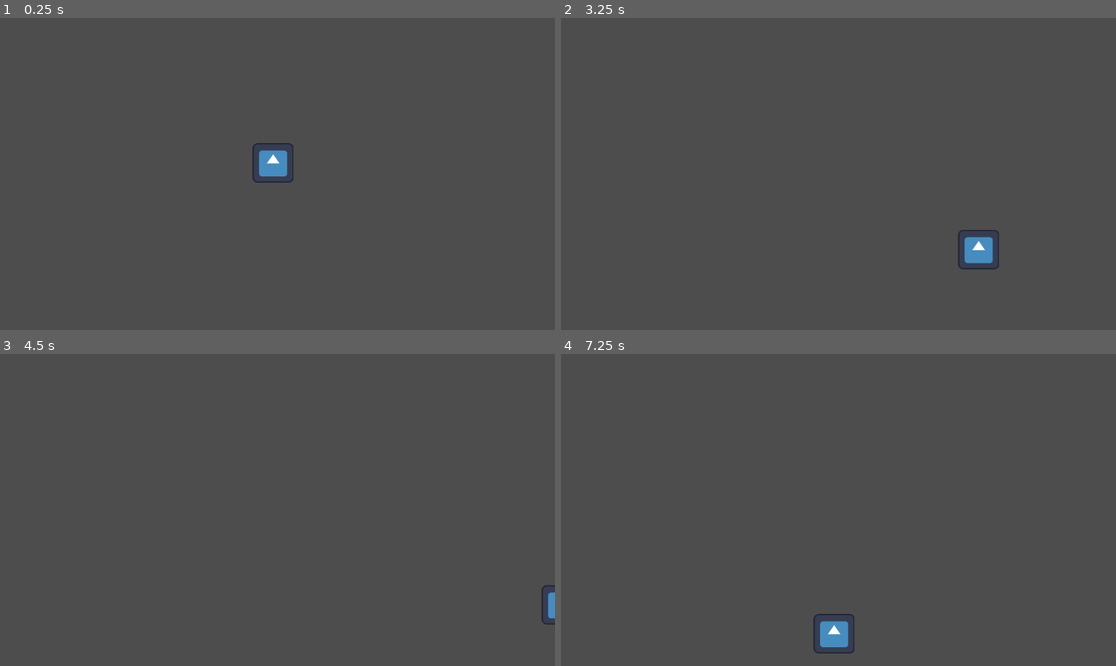
Above: before the commit, frames 1-4 (two rows, left to right).
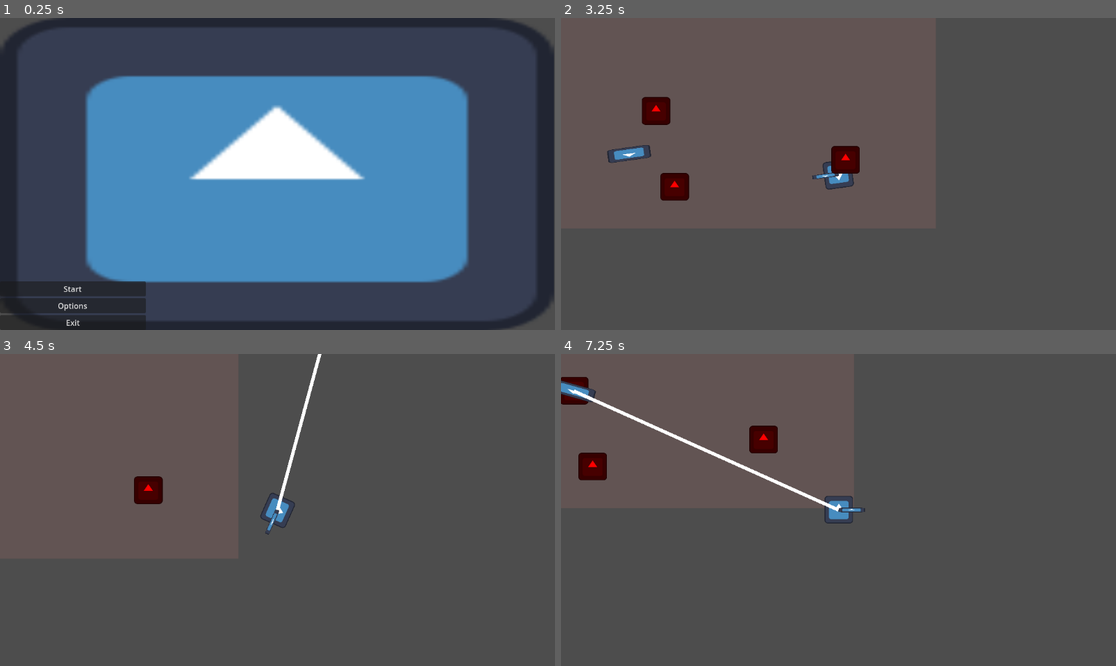
Above: after the commit, the same moments.

Repository: Shadooba/grapple-guy
Game: Godot game, scene res://main_menu.tscn
The game is run twice, just before and just after one commit, with the same random seed, the same clock (stepped at 60 frames per second) and the same inputs. Before the commit the project starts from res://test.tscn. The engine's default icon, where the game draws it, is replaced by a stand-in: a white triangle on a blue panel in a dark square.
Inputs (mouse positions are in pixels of both pictures, inside the frame that each line leads up to):
- Up to frame 1 (0.25 s): no input
- Up to frame 2 (3.25 s): click (633, 305) at 0.5 s, where only the run after the commit has a clickable "Options"; click (633, 289) at 1.25 s, where only the run after the commit has a clickable "Start"; tap Enter at 2 s; move the mouse to (960, 158) at 2.02 s; hold D (right) 2.03-2.78 s; tap E (e, bound only after the commit) at 2.1 s; click (960, 158) at 2.3 s; move the mouse to (727, 189) at 2.77 s; hold S (down) from 2.78 s (still down); click (727, 189) at 2.85 s; right-click (727, 189) at 3.05 s
- Up to frame 3 (4.5 s): move the mouse to (333, 441) at 3.52 s; release S (down) at 3.53 s; hold D (right) 3.53-4.28 s; right-click (333, 441) at 3.6 s; tap Q (q, bound only after the commit) at 3.8, 4.35 s; move the mouse to (249, 572) at 4.27 s; hold W (up) from 4.28 s (still down)
- Up to frame 4 (7.25 s): tap E (e, bound only after the commit) at 4.55, 5.1 s; move the mouse to (1005, 556) at 5.02 s; release W (up) at 5.03 s; hold A (left) 5.03-6.53 s; click (1005, 556) at 5.3 s; move the mouse to (672, 463) at 5.77 s; click (672, 463) at 5.85 s; right-click (672, 463) at 6.05 s; move the mouse to (866, 510) at 6.52 s; hold S (down) from 6.53 s (still down); right-click (866, 510) at 6.6 s; tap Q (q, bound only after the commit) at 6.8 s

The runs differ from the first frame. In frame 1, 61% of the frame differs, in the area x 0-100%, y 0-100%; in frame 2, 2.3%; in frame 3, 1.2%; in frame 4, 2.8%.

Commit message:
Progress from Summer

Diff:
--- /dev/null
+++ b/corpse.gd
@@ -0,0 +1,21 @@
+extends StaticBody2D
+
+var player = null
+var hooked = null
+var force = 0
+#set up velocity calculation and knockback
+
+func _process(delta: float) -> void:
+	if player != null:
+		force = global_position.distance_to(player.global_position) * delta
+		global_position += global_position.direction_to(player.global_position) * force
+		if global_position.distance_to(player.global_position) <= 40:
+			if hooked:
+				hooked.detach()
+				hooked = null
+				player = null
+				force = 0
+
+func assignHooks(char, hook):
+	player = char
+	hooked = hook
--- /dev/null
+++ b/corpse.tscn
@@ -0,0 +1,22 @@
+[gd_scene load_steps=4 format=3 uid="uid://bv5sp6evlgod5"]
+
+[ext_resource type="Texture2D" uid="uid://dak8okpecdttq" path="res://icon.svg" id="1_3oeis"]
+[ext_resource type="Script" path="res://corpse.gd" id="1_ft20g"]
+
+[sub_resource type="CircleShape2D" id="CircleShape2D_dpnxn"]
+radius = 41.512
+
+[node name="corpse" type="StaticBody2D"]
+collision_layer = 2
+collision_mask = 2
+script = ExtResource("1_ft20g")
+
+[node name="Sprite" type="Sprite2D" parent="."]
+self_modulate = Color(0.18, 0.18, 0.18, 1)
+position = Vector2(0.999998, -1)
+scale = Vector2(0.664063, 0.640625)
+texture = ExtResource("1_3oeis")
+
+[node name="Hitbox" type="CollisionShape2D" parent="."]
+position = Vector2(0.5, 0)
+shape = SubResource("CircleShape2D_dpnxn")
--- /dev/null
+++ b/game_manager.gd
@@ -0,0 +1,7 @@
+extends Node2D
+
+func _ready() -> void:
+	pass
+
+func _process(delta: float) -> void:
+	pass
--- a/hook.gd
+++ b/hook.gd
@@ -1,7 +1,62 @@
 extends Node2D
 
+var maxDistance = 450
+var force = 15
+var isAttached = false
+var attachedTo = null
+var player = null
+var retracting = false
+
+#Starts timer to delete bullet
 func _ready() -> void:
-	pass
+	retracting = false
+	$Timer.start(2.5)
 
-func _process(delta):
-	pass
+#Moves bullet forward
+func _process(delta: float) -> void:
+	if retracting:
+		force -= delta + 0.7
+	if not isAttached:
+		if retracting:
+			global_position += global_position.direction_to(player.global_position) * -force
+		else:
+			global_position += Vector2.RIGHT.rotated(rotation) * force
+		if global_position.distance_to(player.global_position) > maxDistance:
+			retracting = true
+	else:
+		global_position = attachedTo.global_position
+
+	if global_position.distance_to(player.global_position) < 40:
+		queue_free()
+
+	$String.points = [player.global_position,self.global_position]
+
+#Deletes bullet if miss
+func _on_timer_timeout() -> void:
+	if not isAttached:
+		queue_free()
+
+#Body collision
+func _on_hitbox_body_entered(body: PhysicsBody2D) -> void:
+	if not isAttached:
+		if body is CharacterBody2D:
+			print("hit" + body.name)
+			if body.has_method("damage"):
+				#Checks if body is alive
+				if not body.damage(3):
+					if body.has_method("hookAttach"):
+						body.hookAttach(self)
+					isAttached = true
+					attachedTo = body
+				else:
+					queue_free()
+		if body is StaticBody2D:
+			if body.has_method("assignHooks"):
+				body.assignHooks(player, self)
+				isAttached = true
+				attachedTo = body
+
+func detach():
+	isAttached = false
+	attachedTo = null
+	queue_free()
--- a/hook.tscn
+++ b/hook.tscn
@@ -1,22 +1,33 @@
-[gd_scene load_steps=4 format=3 uid="uid://sf1yl6qp0hjj"]
+[gd_scene load_steps=4 format=3 uid="uid://ji4le1e7buiq"]
 
-[ext_resource type="Script" path="res://hook.gd" id="1_m41mi"]
-[ext_resource type="Texture2D" uid="uid://dak8okpecdttq" path="res://icon.svg" id="1_qsomh"]
+[ext_resource type="Script" path="res://hook.gd" id="1_5v22u"]
+[ext_resource type="Texture2D" uid="uid://dak8okpecdttq" path="res://icon.svg" id="2_pcq2s"]
 
-[sub_resource type="CapsuleShape2D" id="CapsuleShape2D_dcjye"]
-radius = 15.0
-height = 116.0
+[sub_resource type="RectangleShape2D" id="RectangleShape2D_y57tb"]
+size = Vector2(126, 124.718)
 
-[node name="Hook" type="Node2D"]
-script = ExtResource("1_m41mi")
-
-[node name="Area2D" type="Area2D" parent="."]
-
-[node name="CollisionShape2D" type="CollisionShape2D" parent="Area2D"]
-position = Vector2(0, 59)
-shape = SubResource("CapsuleShape2D_dcjye")
+[node name="hook" type="Node2D"]
+script = ExtResource("1_5v22u")
 
 [node name="Sprite2D" type="Sprite2D" parent="."]
-position = Vector2(5.96046e-08, 59)
-scale = Vector2(0.234375, 0.90625)
-texture = ExtResource("1_qsomh")
+position = Vector2(0, 0.5)
+scale = Vector2(1, 0.304688)
+texture = ExtResource("2_pcq2s")
+
+[node name="Timer" type="Timer" parent="."]
+one_shot = true
+
+[node name="Hitbox" type="Area2D" parent="."]
+collision_layer = 2
+collision_mask = 2
+
+[node name="CollisionShape2D" type="CollisionShape2D" parent="Hitbox"]
+position = Vector2(0, -2.14577e-06)
+scale = Vector2(1, 0.304688)
+shape = SubResource("RectangleShape2D_y57tb")
+
+[node name="String" type="Line2D" parent="."]
+top_level = true
+
+[connection signal="timeout" from="Timer" to="." method="_on_timer_timeout"]
+[connection signal="body_entered" from="Hitbox" to="." method="_on_hitbox_body_entered"]
--- /dev/null
+++ b/main_menu.gd
@@ -0,0 +1,7 @@
+extends Node
+
+func _on_start_pressed() -> void:
+	get_tree().change_scene_to_file("res://test.tscn")
+
+func _on_exit_pressed() -> void:
+	get_tree().quit()
--- a/main_menu.tscn
+++ b/main_menu.tscn
@@ -1,19 +1,34 @@
-[gd_scene format=3 uid="uid://b7togxxuvfbyd"]
+[gd_scene load_steps=3 format=3 uid="uid://b7togxxuvfbyd"]
+
+[ext_resource type="Texture2D" uid="uid://dak8okpecdttq" path="res://icon.svg" id="1_ervha"]
+[ext_resource type="Script" path="res://main_menu.gd" id="1_k677h"]
 
 [node name="MainMenu" type="Node"]
+script = ExtResource("1_k677h")
 
 [node name="VBoxContainer" type="VBoxContainer" parent="."]
-offset_right = 40.0
-offset_bottom = 40.0
+offset_right = 303.0
+offset_bottom = 648.0
+size_flags_vertical = 3
+alignment = 2
 
-[node name="Button" type="Button" parent="VBoxContainer"]
+[node name="Start" type="Button" parent="VBoxContainer"]
 layout_mode = 2
 text = "Start"
 
-[node name="Button2" type="Button" parent="VBoxContainer"]
+[node name="Options" type="Button" parent="VBoxContainer"]
 layout_mode = 2
 text = "Options"
 
-[node name="Button3" type="Button" parent="VBoxContainer"]
+[node name="Exit" type="Button" parent="VBoxContainer"]
 layout_mode = 2
 text = "Exit"
+
+[node name="Sprite2D" type="Sprite2D" parent="."]
+z_index = -1
+position = Vector2(575, 324.5)
+scale = Vector2(8.98438, 5.08594)
+texture = ExtResource("1_ervha")
+
+[connection signal="pressed" from="VBoxContainer/Start" to="." method="_on_start_pressed"]
+[connection signal="pressed" from="VBoxContainer/Exit" to="." method="_on_exit_pressed"]
--- /dev/null
+++ b/pistol_bullet.gd
@@ -0,0 +1,24 @@
+extends Node2D
+
+#Player bullets and enemies on second layer
+var speed = 25
+
+#Starts timer to delete bullet
+func _ready() -> void:
+	$Timer.start(0.5)
+
+#Moves bullet forward
+func _process(delta: float) -> void:
+	global_position = global_position + Vector2.RIGHT.rotated(rotation) * speed
+
+#Deletes bullet
+func _on_timer_timeout() -> void:
+	queue_free()
+
+#Handles collision on enemies
+func _on_area_2d_body_entered(body: PhysicsBody2D) -> void:
+	queue_free()
+	if body is CharacterBody2D:
+		print("hit" + body.name)
+		if body.has_method("damage"):
+			body.damage(1)
--- /dev/null
+++ b/pistol_bullet.tscn
@@ -0,0 +1,29 @@
+[gd_scene load_steps=4 format=3 uid="uid://dan6pi1ecdu81"]
+
+[ext_resource type="Script" path="res://pistol_bullet.gd" id="1_cx871"]
+[ext_resource type="Texture2D" uid="uid://dak8okpecdttq" path="res://icon.svg" id="1_tqsur"]
+
+[sub_resource type="RectangleShape2D" id="RectangleShape2D_m4ai4"]
+size = Vector2(124, 41)
+
+[node name="PistolBullet" type="Node2D"]
+script = ExtResource("1_cx871")
+
+[node name="Sprite2D" type="Sprite2D" parent="."]
+position = Vector2(0, 0.5)
+scale = Vector2(1, 0.304688)
+texture = ExtResource("1_tqsur")
+
+[node name="Timer" type="Timer" parent="."]
+one_shot = true
+
+[node name="Hitbox" type="Area2D" parent="."]
+collision_layer = 2
+collision_mask = 2
+
+[node name="CollisionShape2D" type="CollisionShape2D" parent="Hitbox"]
+position = Vector2(-1, 1.5)
+shape = SubResource("RectangleShape2D_m4ai4")
+
+[connection signal="timeout" from="Timer" to="." method="_on_timer_timeout"]
+[connection signal="body_entered" from="Hitbox" to="." method="_on_area_2d_body_entered"]
--- a/player.gd
+++ b/player.gd
@@ -1,20 +1,96 @@
 extends CharacterBody2D
 
+@onready var bulletScene = preload("res://pistol_bullet.tscn")
+@onready var hookScene = preload("res://hook.tscn")
+var hook = null
 var speed = 400
+var state = 0 #0-Idle, 1-Melee, 2-Dash
+var movement = true
+
+func _ready() -> void:
+	$MeleeHitbox.monitoring = false
+	$MeleeHitbox.visible = false
+	$SpecMeleeHitbox.monitoring = false
+	$SpecMeleeHitbox.visible = false
 
 func _process(delta):
-	var velocity = Vector2.ZERO
+	if movement:
 
-	if Input.is_action_pressed("down"):
-		velocity.y += 1
-	if Input.is_action_pressed("up"):
-		velocity.y -= 1
-	if Input.is_action_pressed("right"):
-		velocity.x += 1
-	if Input.is_action_pressed("left"):
-		velocity.x -= 1
+		#Look At Mouse
+		look_at(get_global_mouse_position())
 
-	if velocity.length() > 0:
-		velocity = velocity.normalized() * speed
+		#Movement
+		velocity = Vector2.ZERO
+
+		if Input.is_action_pressed("down"):
+			velocity.y += 1
+		if Input.is_action_pressed("up"):
+			velocity.y -= 1
+		if Input.is_action_pressed("right"):
+			velocity.x += 1
+		if Input.is_action_pressed("left"):
+			velocity.x -= 1
+
+		if velocity.length() > 0:
+			velocity = velocity.normalized() * speed
 
 	position += velocity * delta #pos = vel * del makes for a good stick display
+
+	if Input.is_action_just_pressed("mLeft") and state != 1 and state != 2:
+		var bullet = bulletScene.instantiate()
+		get_tree().root.add_child(bullet)
+		bullet.global_transform = $Barrel.global_transform
+
+	#Checks if hook exists before instantiating new
+	if Input.is_action_just_pressed("mRight") and state != 1 and state != 2 and hook == null:
+		hook = hookScene.instantiate()
+		hook.player = self
+		get_tree().root.add_child(hook)
+		hook.global_transform = $Barrel.global_transform
+
+	if Input.is_action_just_pressed("q"):
+		movement = false
+		state = 2
+		velocity = Vector2.RIGHT.rotated(rotation) * 3000
+		$DashTimer.start(0.15)
+		print("start" + str(state))
+
+	if Input.is_action_just_pressed("e") and state != 1:
+		if state == 2:
+			await $DashTimer.timeout
+			movement = false
+			state = 1
+			$SpecMeleeHitbox.monitoring = true
+			$SpecMeleeHitbox.visible = true
+			$MeleeTimer.start(0.4)
+		else:
+			state = 1
+			$MeleeHitbox.monitoring = true
+			$MeleeHitbox.visible = true
+			$MeleeTimer.start(0.25)
+
+func _on_melee_timer_timeout() -> void:
+		movement = true
+		state = 0
+		$MeleeHitbox.monitoring = false
+		$MeleeHitbox.visible = false
+		$SpecMeleeHitbox.monitoring = false
+		$SpecMeleeHitbox.visible = false
+
+func _on_melee_body_entered(body: PhysicsBody2D) -> void:
+	if body is CharacterBody2D:
+		print("hit" + body.name)
+		if body.has_method("damage"):
+			body.damage(5)
+
+func _on_spec_melee_body_entered(body: PhysicsBody2D) -> void:
+	if body is CharacterBody2D:
+		print("hit" + body.name)
+		if body.has_method("damage"):
+			body.damage(6)
+
+func _on_dash_timer_timeout() -> void:
+	movement = true
+	state = 0
+	velocity = Vector2.ZERO
+	print("end" + str(state))
--- /dev/null
+++ b/player.tscn
@@ -0,0 +1,75 @@
+[gd_scene load_steps=6 format=3 uid="uid://c7dr4h6352q64"]
+
+[ext_resource type="Script" path="res://player.gd" id="1_im82u"]
+[ext_resource type="Texture2D" uid="uid://dak8okpecdttq" path="res://icon.svg" id="2_f3xpb"]
+
+[sub_resource type="CircleShape2D" id="CircleShape2D_60qji"]
+radius = 43.0116
+
+[sub_resource type="RectangleShape2D" id="RectangleShape2D_ycw7m"]
+size = Vector2(67.5, 111)
+
+[sub_resource type="RectangleShape2D" id="RectangleShape2D_lfjmm"]
+size = Vector2(185, 184)
+
+[node name="Player" type="CharacterBody2D"]
+script = ExtResource("1_im82u")
+
+[node name="Hurtbox" type="CollisionShape2D" parent="."]
+shape = SubResource("CircleShape2D_60qji")
+
+[node name="Character" type="Sprite2D" parent="."]
+position = Vector2(0.999998, -1)
+scale = Vector2(0.664063, 0.640625)
+texture = ExtResource("2_f3xpb")
+
+[node name="Hook" type="Sprite2D" parent="."]
+position = Vector2(38.75, 0)
+scale = Vector2(0.613281, 0.101563)
+texture = ExtResource("2_f3xpb")
+
+[node name="Camera2D" type="Camera2D" parent="."]
+zoom = Vector2(0.7, 0.7)
+
+[node name="Barrel" type="Marker2D" parent="."]
+position = Vector2(77, -1)
+gizmo_extents = 9.0
+
+[node name="MeleeTimer" type="Timer" parent="."]
+one_shot = true
+
+[node name="MeleeHitbox" type="Area2D" parent="."]
+visible = false
+collision_layer = 2
+collision_mask = 2
+
+[node name="CollisionShape2D" type="CollisionShape2D" parent="MeleeHitbox"]
+position = Vector2(45.25, 0)
+shape = SubResource("RectangleShape2D_ycw7m")
+
+[node name="Icon" type="Sprite2D" parent="MeleeHitbox"]
+position = Vector2(47, 3)
+scale = Vector2(0.609375, 1)
+texture = ExtResource("2_f3xpb")
+
+[node name="DashTimer" type="Timer" parent="."]
+one_shot = true
+
+[node name="SpecMeleeHitbox" type="Area2D" parent="."]
+visible = false
+collision_layer = 2
+collision_mask = 2
+
+[node name="CollisionShape2D" type="CollisionShape2D" parent="SpecMeleeHitbox"]
+position = Vector2(-1.5, -1)
+shape = SubResource("RectangleShape2D_lfjmm")
+
+[node name="Icon" type="Sprite2D" parent="SpecMeleeHitbox"]
+position = Vector2(-1.5, -1.78814e-06)
+scale = Vector2(1.47656, 1.45313)
+texture = ExtResource("2_f3xpb")
+
+[connection signal="timeout" from="MeleeTimer" to="." method="_on_melee_timer_timeout"]
+[connection signal="body_entered" from="MeleeHitbox" to="." method="_on_melee_body_entered"]
+[connection signal="timeout" from="DashTimer" to="." method="_on_dash_timer_timeout"]
+[connection signal="body_entered" from="SpecMeleeHitbox" to="." method="_on_spec_melee_body_entered"]
--- a/project.godot
+++ b/project.godot
@@ -11,7 +11,7 @@
 [application]
 
 config/name="Grapple Guy"
-run/main_scene="res://test.tscn"
+run/main_scene="res://main_menu.tscn"
 config/features=PackedStringArray("4.3", "Mobile")
 config/icon="res://icon.svg"
 
@@ -41,9 +41,34 @@
 , Object(InputEventKey,"resource_local_to_scene":false,"resource_name":"","device":-1,"window_id":0,"alt_pressed":false …(186 unchanged characters)…
 ]
 }
-action={
+mLeft={
+"deadzone": 0.5,
+"events": [Object(InputEventMouseButton,"resource_local_to_scene":false,"resource_name":"","device":-1,"window_id":0,"alt_pressed":false,"shift_pressed":false,"ctrl_pressed":false,"meta_pressed":false,"button_mask":0,"position":Vector2(0, 0),"global_position":Vector2(0, 0),"factor":1.0,"button_index":1,"canceled":false,"pressed":false,"double_click":false,"script":null)
+]
+}
+mRight={
+"deadzone": 0.5,
+"events": [Object(InputEventMouseButton,"resource_local_to_scene":false,"resource_name":"","device":-1,"window_id":0,"alt_pressed":false,"shift_pressed":false,"ctrl_pressed":false,"meta_pressed":false,"button_mask":0,"position":Vector2(0, 0),"global_position":Vector2(0, 0),"factor":1.0,"button_index":2,"canceled":false,"pressed":false,"double_click":false,"script":null)
+]
+}
+space={
 "deadzone": 0.5,
 "events": [Object(InputEventKey,"resource_local_to_scene":false,"resource_name":"","device":-1,"window_id":0,"alt_press …(191 unchanged characters)…
+]
+}
+pause={
+"deadzone": 0.5,
+"events": [Object(InputEventKey,"resource_local_to_scene":false,"resource_name":"","device":-1,"window_id":0,"alt_pressed":false,"shift_pressed":false,"ctrl_pressed":false,"meta_pressed":false,"pressed":false,"keycode":0,"physical_keycode":4194305,"key_label":0,"unicode":0,"location":0,"echo":false,"script":null)
+]
+}
+e={
+"deadzone": 0.5,
+"events": [Object(InputEventKey,"resource_local_to_scene":false,"resource_name":"","device":-1,"window_id":0,"alt_pressed":false,"shift_pressed":false,"ctrl_pressed":false,"meta_pressed":false,"pressed":false,"keycode":0,"physical_keycode":69,"key_label":0,"unicode":101,"location":0,"echo":false,"script":null)
+]
+}
+q={
+"deadzone": 0.5,
+"events": [Object(InputEventKey,"resource_local_to_scene":false,"resource_name":"","device":-1,"window_id":0,"alt_pressed":false,"shift_pressed":false,"ctrl_pressed":false,"meta_pressed":false,"pressed":false,"keycode":0,"physical_keycode":81,"key_label":0,"unicode":113,"location":0,"echo":false,"script":null)
 ]
 }
 
--- a/test.tscn
+++ b/test.tscn
@@ -1,21 +1,31 @@
-[gd_scene load_steps=4 format=3 uid="uid://dnc0bpqxiy3v0"]
+[gd_scene load_steps=5 format=3 uid="uid://dnc0bpqxiy3v0"]
 
-[ext_resource type="Script" path="res://player.gd" id="1_n0yyt"]
-[ext_resource type="Texture2D" uid="uid://dak8okpecdttq" path="res://icon.svg" id="2_f564f"]
+[ext_resource type="PackedScene" uid="uid://c7dr4h6352q64" path="res://player.tscn" id="1_0pmot"]
+[ext_resource type="PackedScene" uid="uid://dl2n0d0dyfi3t" path="res://thug.tscn" id="2_ssplp"]
+[ext_resource type="Script" path="res://game_manager.gd" id="3_0hrl1"]
 
-[sub_resource type="CircleShape2D" id="CircleShape2D_60qji"]
-radius = 53.0377
+[sub_resource type="QuadMesh" id="QuadMesh_b10of"]
 
 [node name="test" type="Node2D"]
 position = Vector2(566, 302)
 
-[node name="Player" type="CharacterBody2D" parent="."]
-script = ExtResource("1_n0yyt")
+[node name="Player" parent="." instance=ExtResource("1_0pmot")]
 
-[node name="CollisionShape2D" type="CollisionShape2D" parent="Player"]
-shape = SubResource("CircleShape2D_60qji")
+[node name="MeshInstance2D" type="MeshInstance2D" parent="."]
+self_modulate = Color(0.384314, 0.329412, 0.32549, 1)
+z_index = -1
+position = Vector2(10.75, 19.75)
+scale = Vector2(1156.5, 642.5)
+mesh = SubResource("QuadMesh_b10of")
 
-[node name="Sprite2D" type="Sprite2D" parent="Player"]
-position = Vector2(0.999998, -1)
-scale = Vector2(0.664063, 0.640625)
-texture = ExtResource("2_f564f")
+[node name="thug" parent="." instance=ExtResource("2_ssplp")]
+position = Vector2(-242, -6)
+
+[node name="GameManager" type="Node2D" parent="."]
+script = ExtResource("3_0hrl1")
+
+[node name="thug2" parent="." instance=ExtResource("2_ssplp")]
+position = Vector2(-187, 219)
+
+[node name="thug3" parent="." instance=ExtResource("2_ssplp")]
+position = Vector2(320, 139)
--- /dev/null
+++ b/thug.gd
@@ -0,0 +1,31 @@
+extends Node2D
+
+@onready var corpseScene = preload("res://corpse.tscn")
+var health = 10
+var hooked = null
+
+func _ready() -> void:
+	pass
+
+#Returs death
+func damage(amount) -> bool:
+	health -= amount
+	print(health)
+	if health <= 0:
+		if hooked:
+			hooked.detach() #error when enemy dies with hook
+			#next steps: good corpse physics, dead enemy moves onto hook
+		call_deferred("spawnCorpse")
+		return true
+	else:
+		return false
+
+func spawnCorpse():
+	var corpse = corpseScene.instantiate()
+	corpse.global_position = self.global_position
+	get_tree().root.add_child(corpse)
+	queue_free()
+
+func hookAttach(object):
+	hooked = object
+	print(object)
--- /dev/null
+++ b/thug.tscn
@@ -0,0 +1,22 @@
+[gd_scene load_steps=4 format=3 uid="uid://dl2n0d0dyfi3t"]
+
+[ext_resource type="Texture2D" uid="uid://dak8okpecdttq" path="res://icon.svg" id="1_bg487"]
+[ext_resource type="Script" path="res://thug.gd" id="1_tm35b"]
+
+[sub_resource type="CircleShape2D" id="CircleShape2D_ynubw"]
+radius = 41.512
+
+[node name="Thug" type="CharacterBody2D"]
+collision_layer = 2
+collision_mask = 2
+script = ExtResource("1_tm35b")
+
+[node name="Hitbox" type="CollisionShape2D" parent="."]
+position = Vector2(0.5, 0)
+shape = SubResource("CircleShape2D_ynubw")
+
+[node name="Alive" type="Sprite2D" parent="."]
+self_modulate = Color(1, 0, 0, 1)
+position = Vector2(0.999998, -1)
+scale = Vector2(0.664063, 0.640625)
+texture = ExtResource("1_bg487")
